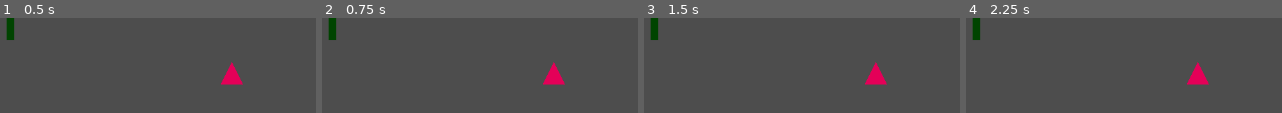
Above: before the commit, frames 1-4 (left to right).
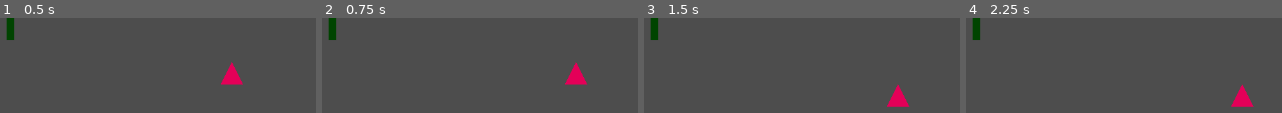
Above: after the commit, the same moments.

Repository: mjXmsdgh/game_gallery
Game: Godot game, scene res://game_scene/shooting/2_main/main.tscn
The game is run twice, just before and just after one commit, with the same random seed, the same clock (stepped at 60 frames per second) and the same inputs. This scene is started directly instead of the project's main scene.
Inputs:
- Up to frame 1 (0.5 s): no input
- Up to frame 2 (0.75 s): tap Enter at 0.5 s; hold Right (ui_right) from 0.53 s (still down)
- Up to frame 3 (1.5 s): tap Space at 1.25 s; release Right (ui_right) at 1.28 s; hold Down (ui_down) from 1.28 s (still down)
- Up to frame 4 (2.25 s): tap Enter at 2 s; release Down (ui_down) at 2.03 s; hold Right (ui_right) from 2.03 s (still down)

Frame 1 is identical in both runs. In frame 2, 1.9% of the frame differs, in the area x 69-84%, y 46-71%; in frame 3, 1.8%; in frame 4, 1.8%.

Commit message:
move function

Diff:
--- /dev/null
+++ b/game_scene/shooting/2_main/main.gd
@@ -0,0 +1,22 @@
+extends Node2D
+
+
+# Called when the node enters the scene tree for the first time.
+func _ready() -> void:
+	pass # Replace with function body.
+
+
+# Called every frame. 'delta' is the elapsed time since the previous frame.
+func _process(delta: float) -> void:
+
+	if Input.is_action_just_pressed("ui_up"):
+		$player._on_button_up_pressed()
+
+	if Input.is_action_just_pressed("ui_down"):
+		$player._on_button_down_pressed()
+
+	if Input.is_action_just_pressed("ui_left"):
+		$player._on_button_left_pressed()
+
+	if Input.is_action_just_pressed("ui_right"):
+		$player._on_button_right_pressed()
--- a/game_scene/shooting/2_main/main.tscn
+++ b/game_scene/shooting/2_main/main.tscn
@@ -1,12 +1,14 @@
-[gd_scene load_steps=4 format=3 uid="uid://bfrpkgpjpb67i"]
+[gd_scene load_steps=5 format=3 uid="uid://bfrpkgpjpb67i"]
 
 [ext_resource type="PackedScene" uid="uid://c1anwtx6pv6p1" path="res://game_scene/shooting/2_main/shooting_player.tscn" id="1_exq3t"]
+[ext_resource type="Script" path="res://game_scene/shooting/2_main/main.gd" id="1_jcbtw"]
 [ext_resource type="Texture2D" uid="uid://d2e27gpabm5oo" path="res://image/bullet.png" id="2_qar1d"]
 
 [sub_resource type="RectangleShape2D" id="RectangleShape2D_1pd3p"]
 size = Vector2(9, 31)
 
 [node name="Main" type="Node2D"]
+script = ExtResource("1_jcbtw")
 
 [node name="player" parent="." instance=ExtResource("1_exq3t")]
 
